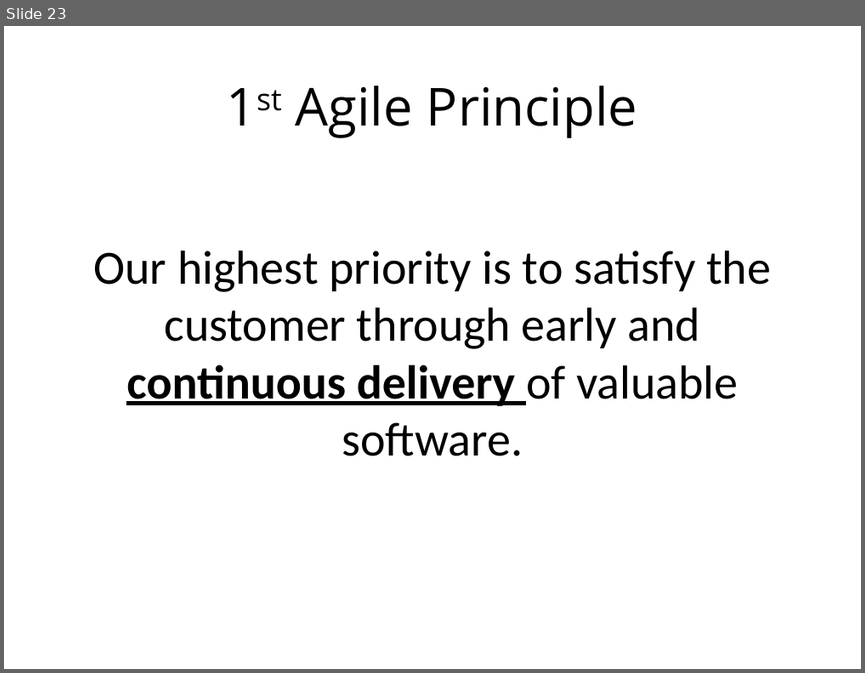
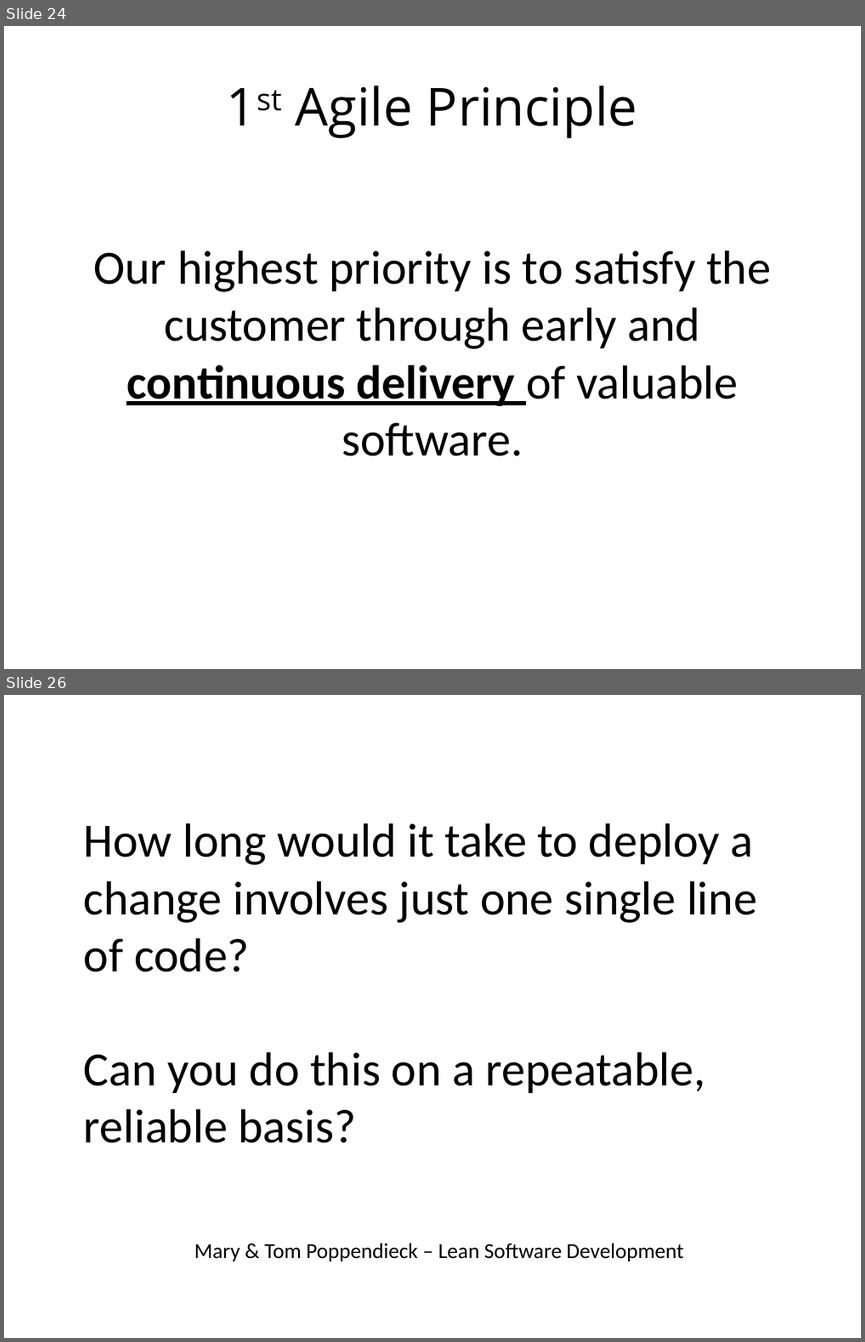
Before and after one commit to browngeek666/DevOpsPres, a slide deck: ALFDevOps.pptx. Shown one above the other, each under a label of ours: slide 23 before the commit, slides 24 and 26 after it; the slides between them are not shown. The pictures are 865x673 and 865x1342 pixels, drawn with LibreOffice and Linux fonts; fonts in the diff are those of the drawing. Boxes give left, top, right and bottom in pixels: in the first picture for what was removed or moved away, otherwise in the second. Text is boxed around its words. In the diff, an @@ line names an element or a change of style, - is before the commit and + after.

```diff
--- a/ALFDevOps.pptx
+++ b/ALFDevOps.pptx
@@ slide 26 added at [4, 695, 861, 1338], background #FFFFFF @@
@@ text added at [84, 823, 757, 1143], 40 pt, text #000000 @@
+How long would it take to deploy a change involves just one single line of code?
+Can you do this on a repeatable, reliable basis?
@@ text added at [194, 1242, 684, 1261], 18 pt, text #000000 @@
+Mary & Tom Poppendieck – Lean Software Development
@@ what was slide 23 is now slide 24 @@
```
Also in this commit, not shown: 2 slides changed, 15 other slides added.
